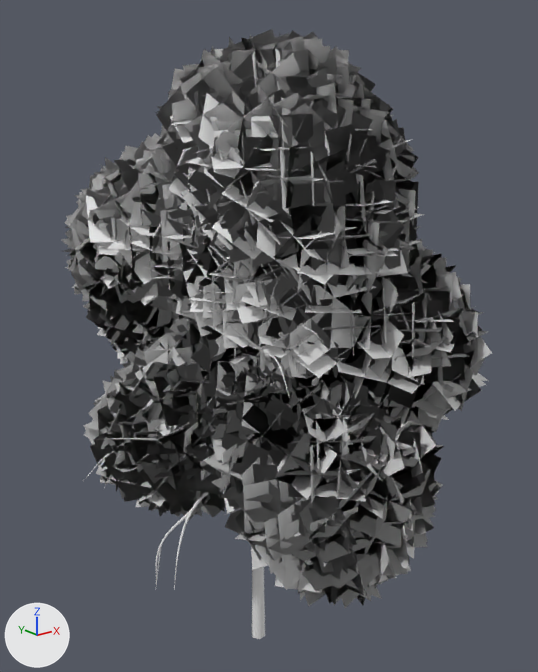
What one commit did to the FBX model Little-Final/Assets/Resources/Art/Trees/Standar/StandarTree.fbx.
Both versions are drawn from a camera (50 mm lens) standing at (-5.27, -6.82, 7.0) and looking at (0.29, 0.13, 4.22). The lights are fixed; the arrows at lower left show +X, +Y and +Z. Vertices at the same position are counted once.

In view in the first picture: 'Branch', 'Leaves'.
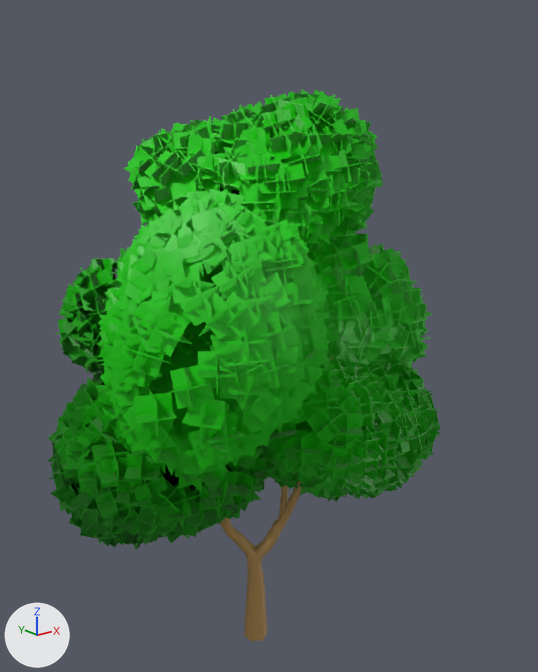
Where the change shows, as pixel boxes [x1, y1, x2, y2] in the pictures (538 x 672 px):
'Leaves', reshaped, moved, turned, rescaled
    before: [61, 29, 492, 608]
    after: [48, 89, 441, 550]
'Branch', recoloured, reshaped
    before: [84, 267, 320, 639]
    after: [220, 481, 301, 642]
part 1 of me_plane, deleted
    before: [61, 29, 492, 608]
part 2 of me_plane, built on (green)
    after: [48, 89, 441, 550]
part 3 of me_tree, added
    after: [254, 481, 301, 565]
part 4 of me_tree, added
    after: [223, 518, 231, 530]
part 5 of me_tree, added
    after: [279, 485, 288, 516]
part 6 of me_tree, added
    after: [220, 521, 268, 642]
part 7 of me_tree, deleted
    before: [104, 277, 320, 584]
part 8 of me_tree, deleted
    before: [84, 323, 272, 639]

The change, as a diff of the scene's bpy script:
```diff
--- a/Little-Final/Assets/Resources/Art/Trees/Standar/StandarTree.fbx.py
+++ b/Little-Final/Assets/Resources/Art/Trees/Standar/StandarTree.fbx.py
@@ mat_branch @@
 mat_branch = principled_material('Branch')
-mat_branch.base_color = (0.8, 0.8, 0.8)  # white #e7e7e7
+mat_branch.base_color = (0.451, 0.262, 0.0802)  # orange #b38c50
@@ mat_leave @@
+mat_leave = principled_material('Leave')
+mat_leave.base_color = (0.0112, 0.604, 0.00355)  # green #1bcc0c
@@ me_tree @@
 # used by ob_branch; location = (0.0, 0.0, 0.0)
-me_tree.from_pydata(...)  # 6016 vertices, 5784 faces; spans x -2.16..2.0, y -2.09..2.39, z 0.0..6.34
+me_tree.from_pydata(...)  # 2118 vertices, 2064 faces; spans x -1.1..1.1, y -0.93..0.83, z 0.01..4.48
+# me_tree part 3: a new loose piece of 510 vertices spanning x -0.14..0.67, y -0.9..0.1, z 1.16..4.23, in mat_branch (orange #b38c50)
+# me_tree part 4: a new loose piece of 366 vertices spanning x -1.1..-0.32, y -0.19..0.2, z 1.73..4.34, in mat_branch (orange #b38c50)
+# me_tree part 5: a new loose piece of 366 vertices spanning x 0.26..1.1, y -0.19..0.23, z 1.73..4.18, in mat_branch (orange #b38c50)
+# me_tree part 6: a new loose piece of 198 vertices spanning x -1.08..0.11, y -0.15..0.7, z 0.01..4.2, in mat_branch (orange #b38c50)
+# me_tree part 7: 26 loose pieces with 4432 vertices, spanning x -2.16..1.56, y -2.09..2.39, z 1.77..6.34, are deleted
+# me_tree part 8: 1428 vertices removed from x -1.98..2.0, y -1.59..1.4, z 0.0..5.87
 me_tree.materials.append(mat_branch)
@@ me_plane @@
 # used by ob_leaves; location = (0.4, 2.44, 3.47); rotation_euler = (-1.626, 0.318, -1.737), in degrees (-93, 18, -100); scale = (0.277, 0.277, 0.277)
-me_plane.from_pydata(...)  # 18000 vertices, 4500 faces; spans x -3.4..18.5, y -18.0..4.1, z -7.2..8.1
-me_plane.materials.append(mat_leaves)  # white #e7e7e7
+me_plane.from_pydata(...)  # 38400 vertices, 28800 faces; spans x -2.5..2.4, y -2.1..2.6, z 1.9..7.1
+# me_plane part 1: 4498 loose pieces with 17992 vertices, spanning x -3.4..18.5, y -18.0..4.1, z -7.2..8.1, are deleted
+# me_plane part 2: 6 vertices removed from x 0.2..2.3, y -3.2..-0.8, z 0.7..2.4; 38398 vertices added at x -2.5..2.4, y -2.1..2.6, z 1.9..7.1
+me_plane.materials.append(mat_leave)  # green #1bcc0c
@@ ob_leaves @@
 ob_leaves = bpy.data.objects.new('Leaves', me_plane)
-ob_leaves.location = (0.4, 2.44, 3.47)
-ob_leaves.rotation_euler = (-1.626, 0.318, -1.737)  # degrees (-93, 18, -100)
-ob_leaves.scale = (0.277, 0.277, 0.277)
+ob_leaves.location = (0.0, 0.0, 0.0)
```
